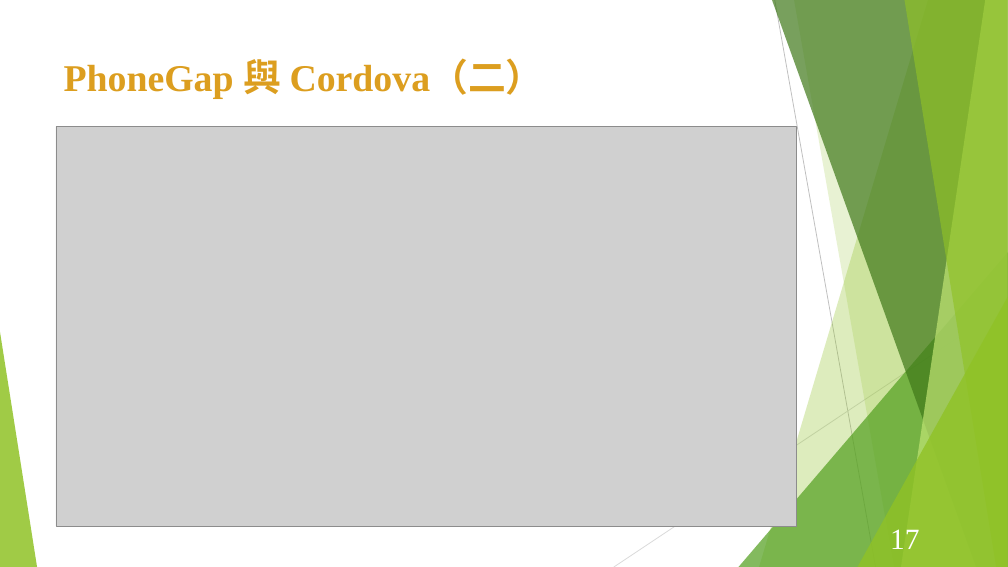
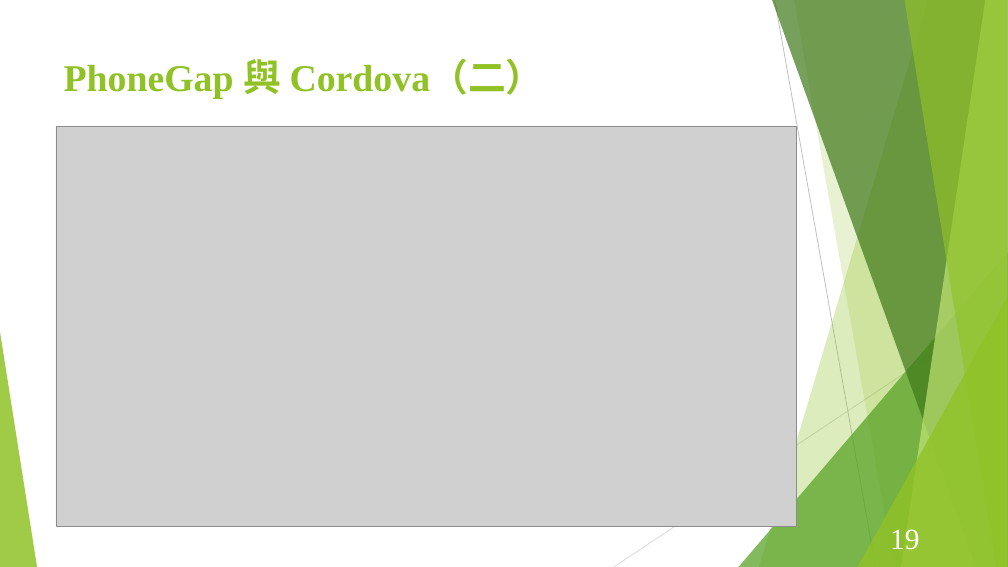
Before and after one commit to Szying/Js_Tools, a slide deck: slide 19 of 期末報告.pptx (slide 17 before the commit). Drawn at 1008x567 pixels with LibreOffice and Linux fonts; fonts in the diff are those of the drawing; grey boxes stand for pictures. Boxes give left, top, right and bottom in pixels: in the first picture for what was removed or moved away, otherwise in the second. Text is boxed around its words. In the diff, an @@ line names an element or a change of style, - is before the commit and + after.

```diff
--- a/期末報告.pptx
+++ b/期末報告.pptx
@@ title "PhoneGap 與 Cordova（二）" at [64, 59, 544, 99]: text colour #DC9E1F to #90C226 @@
@@ page number at [890, 529, 919, 550]: text changed @@
-17
+19
```
Also in this commit, not shown: 10 other slides changed, 3 slides added, 1 slide removed.
